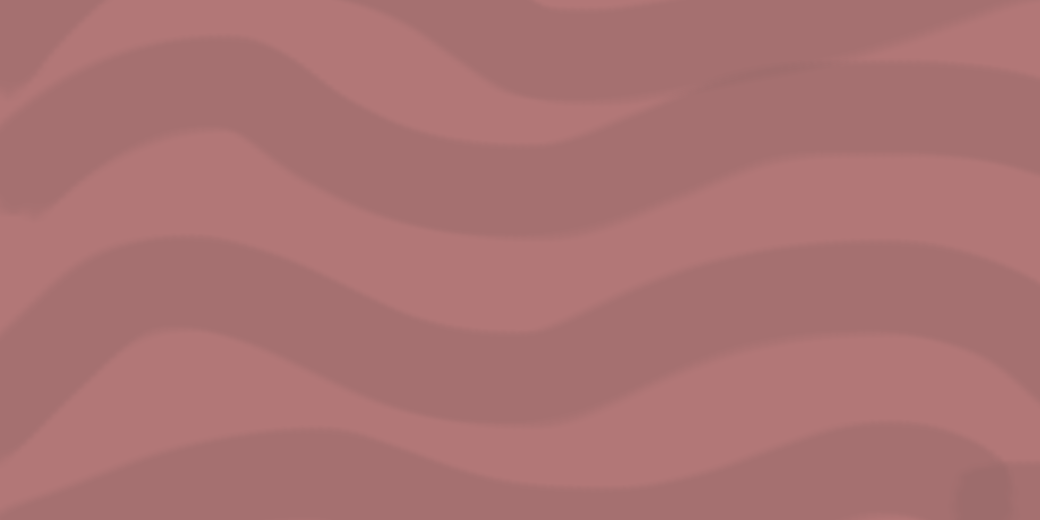
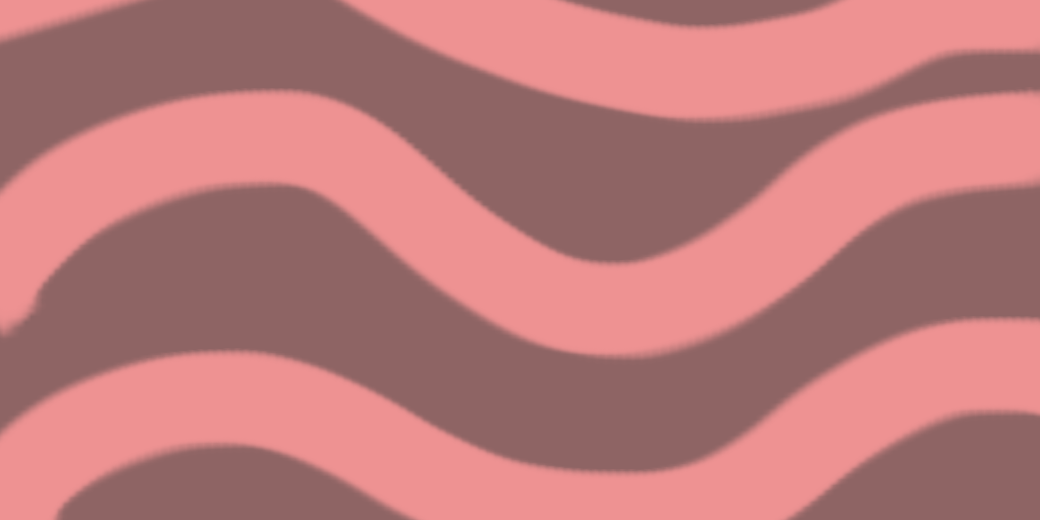
The second 1040x520 image is a revision of the first. Changes to its layers:
painted on "Layer 1" over <box>0,0,1040,520</box>
